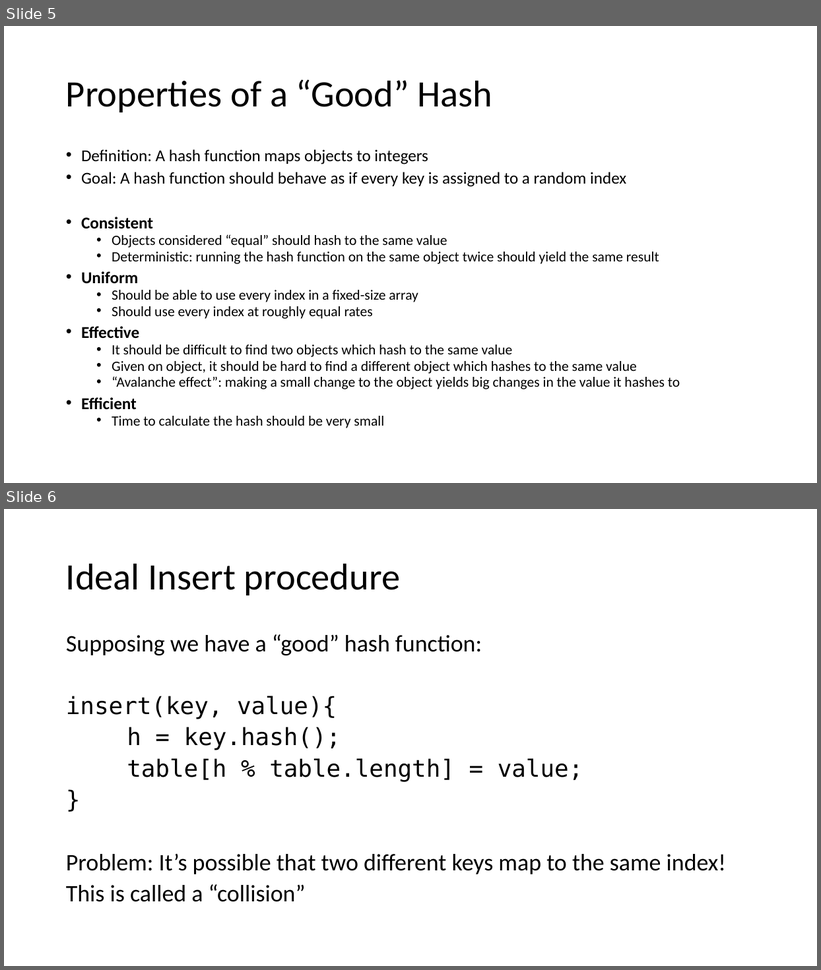
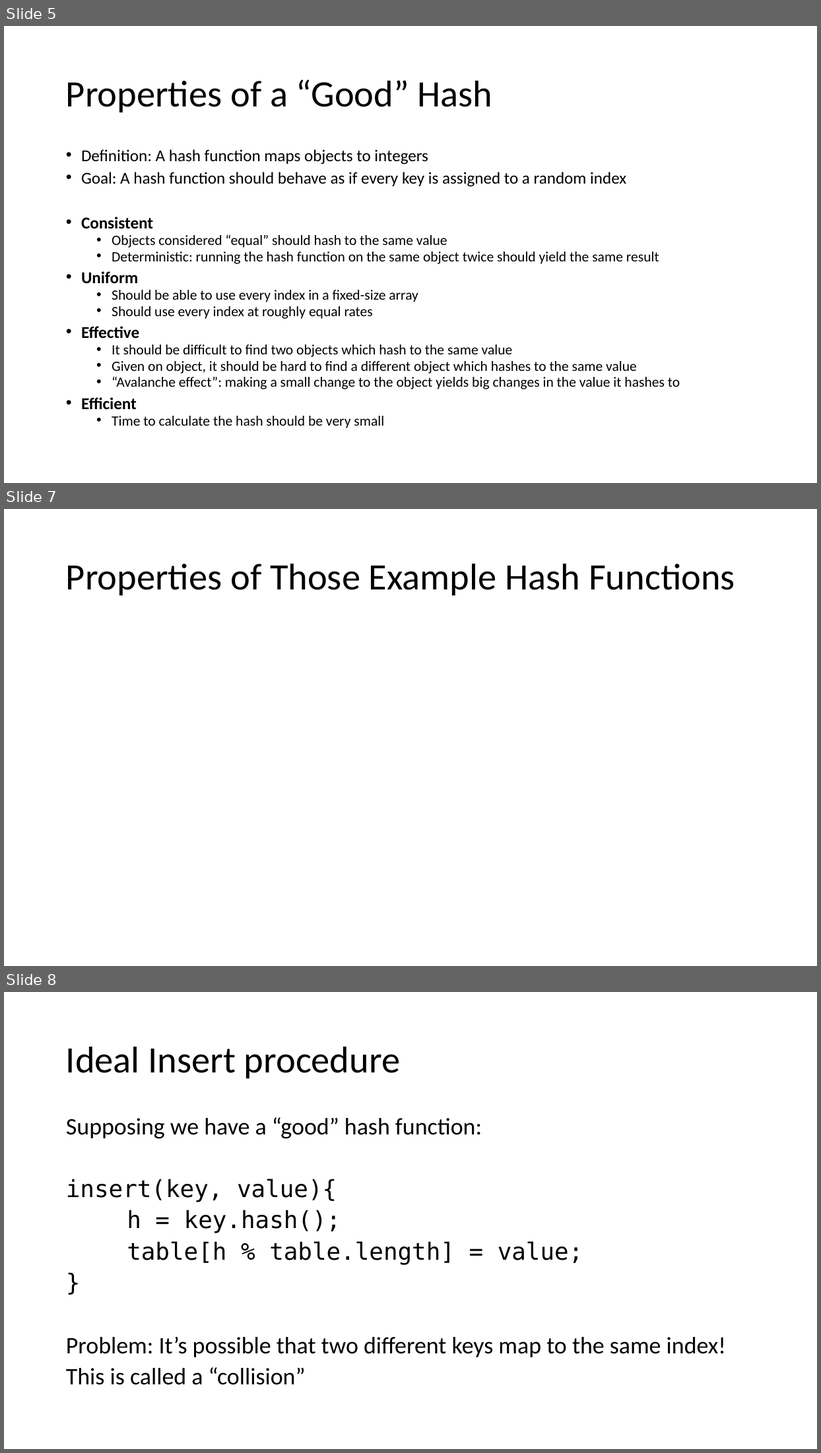
Before and after one commit to natebrunelle/cse332, a slide deck: markdown/files/slides/lecture11_hashtables2.pptx. Shown one above the other, each under a label of ours: slides 5 and 6 before the commit, slides 5, 7 and 8 after it; the slides between them are not shown. The pictures are 821x970 and 821x1453 pixels, drawn with LibreOffice and Linux fonts; fonts in the diff are those of the drawing; grey boxes stand for pictures. Boxes give left, top, right and bottom in pixels: in the first picture for what was removed or moved away, otherwise in the second. Text is boxed around its words. In the diff, an @@ line names an element or a change of style, - is before the commit and + after.

```diff
--- a/markdown/files/slides/lecture11_hashtables2.pptx
+++ b/markdown/files/slides/lecture11_hashtables2.pptx
@@ slide 7 added at <box>4,509,817,966</box>, background #FFFFFF @@
@@ title added at <box>66,563,735,595</box>, 44 pt, text #000000 @@
+Properties of Those Example Hash Functions
@@ what was slide 6 is now slide 8 @@
```
Also in this commit, not shown: 1 other slide added, 4 other files.
